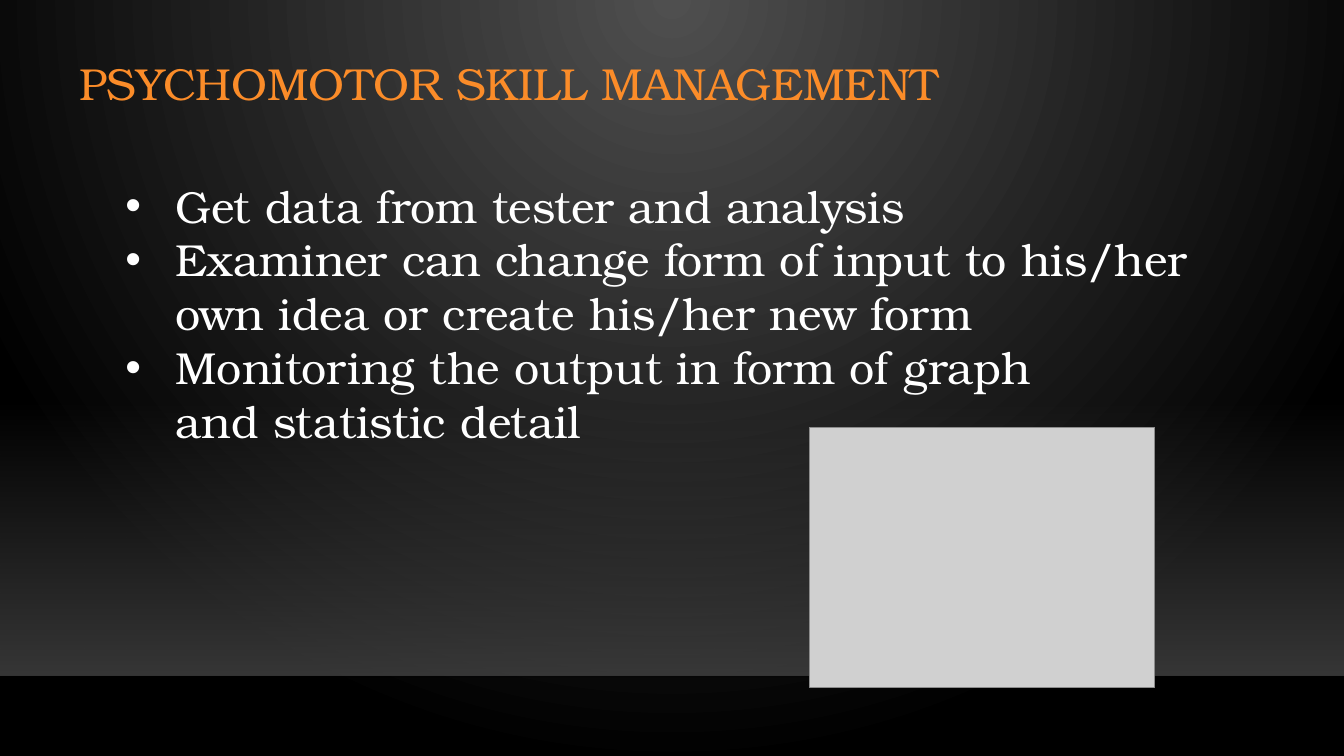
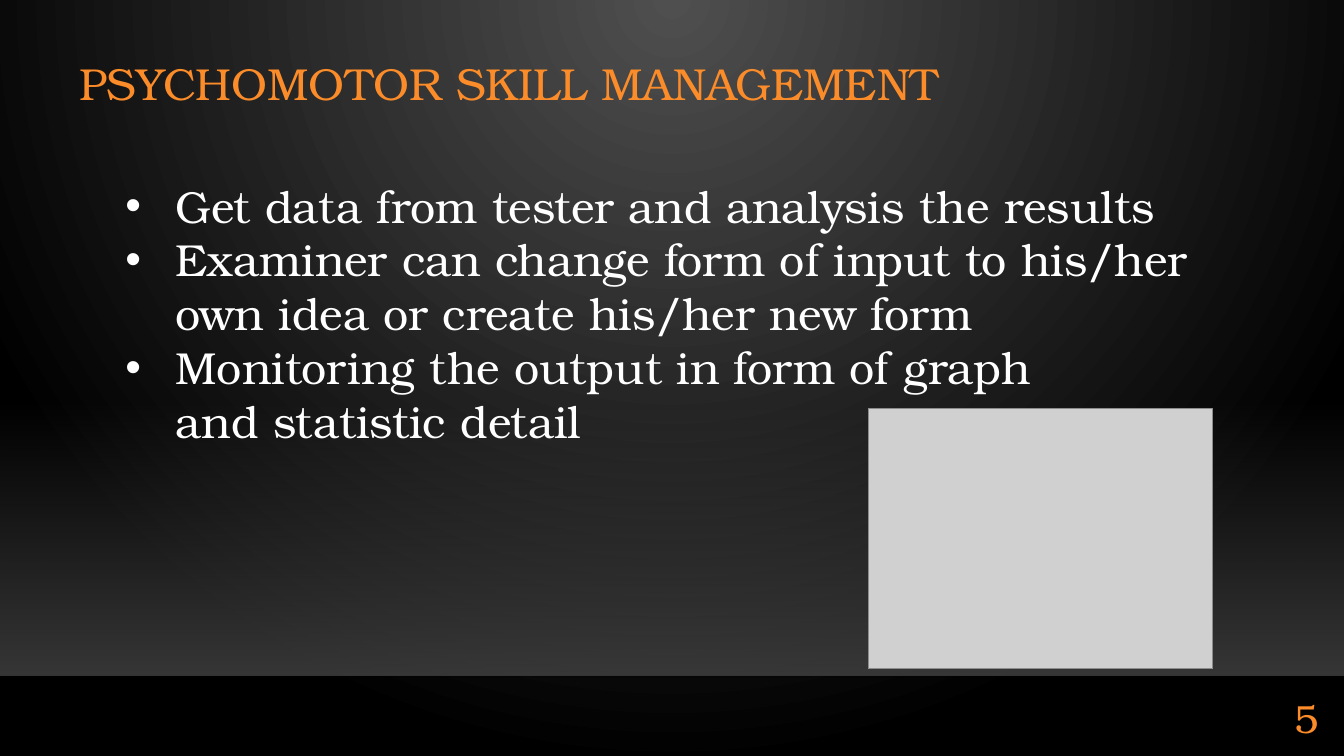
Before and after one commit to Al0nesauurs/etc, a slide deck: slide 5 of Work/present_iWing v2.pptx (slide 4 before the commit). Drawn at 1344x756 pixels with LibreOffice and Linux fonts; fonts in the diff are those of the drawing; grey boxes stand for pictures; background and template pictures are left out. Boxes give left, top, right and bottom in pixels: in the first picture for what was removed or moved away, otherwise in the second. Text is boxed around its words. In the diff, an @@ line names an element or a change of style, - is before the commit and + after.

Commit message:
improve slide

```diff
--- a/Work/present_iWing v2.pptx
+++ b/Work/present_iWing v2.pptx
@@ text at (x1=176, y1=190, x2=1154, y2=233): text changed @@
-• Get data from tester and analysis
+• Get data from tester and analysis the results
@@ picture moved from (x1=810, y1=427, x2=1154, y2=688) to (x1=868, y1=408, x2=1213, y2=668) @@
@@ page number added at (x1=1295, y1=705, x2=1319, y2=734), 28 pt, text #FB8C29 @@
+5
```
Also in this commit, not shown: 11 other slides changed, 2 slides added.
